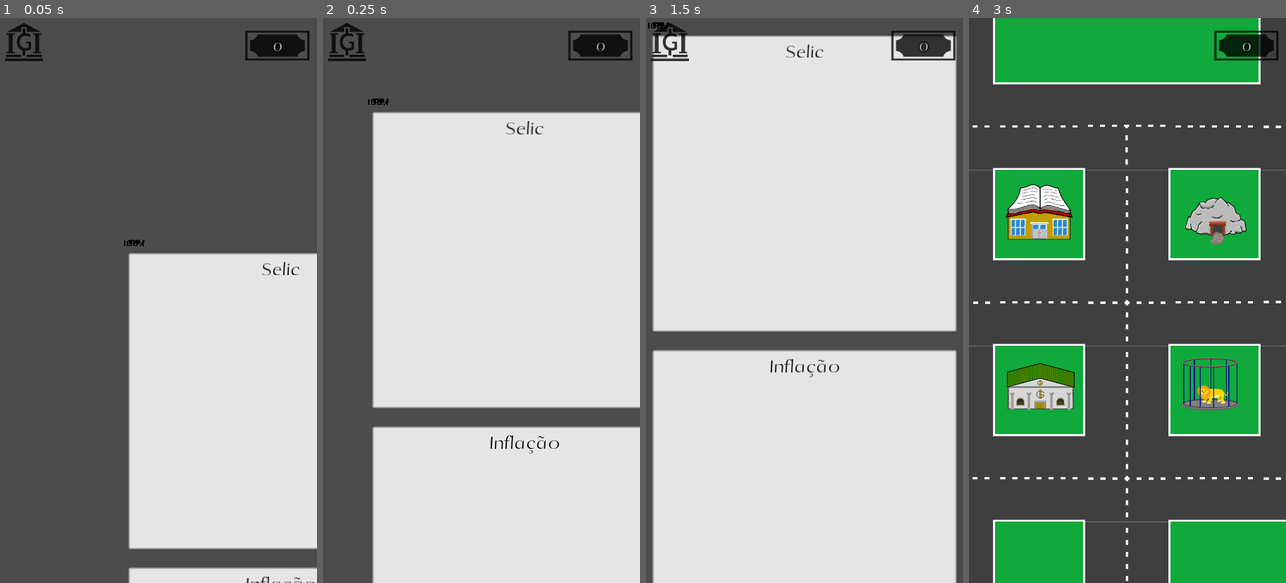
Above: before the commit, frames 1-4 (left to right).
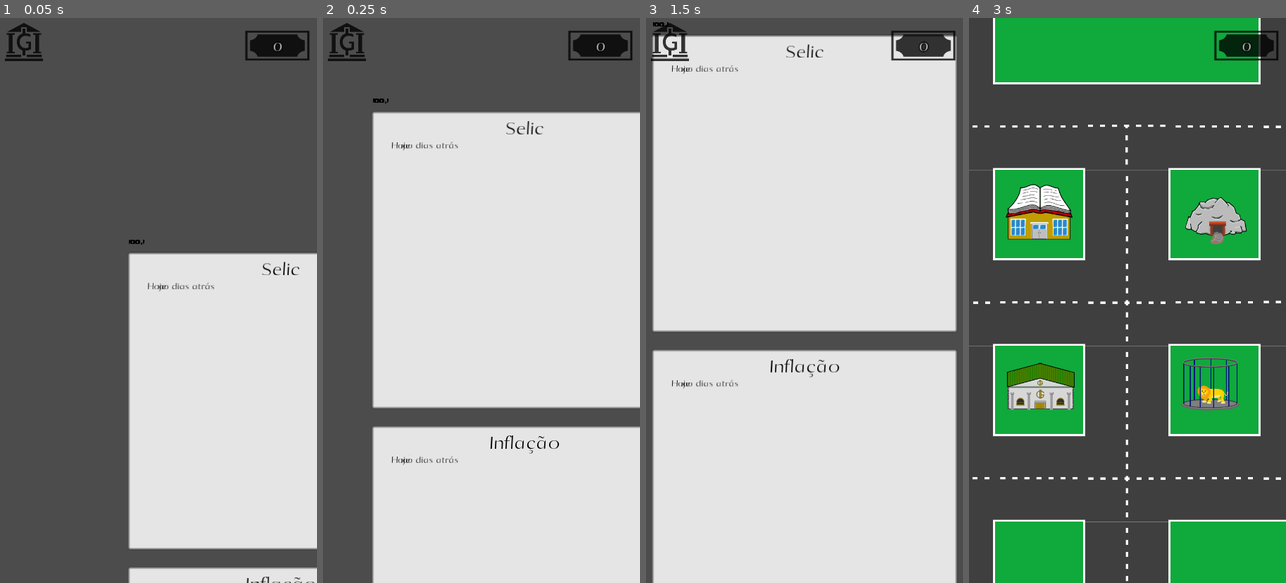
Above: after the commit, the same moments.

Repository: AndreMoukarzel/Grana-Preta
Game: Godot game, scene res://home/Home.tscn
Two runs of this game, one before a commit and one after it. Both use one fixed random seed, a clock stepped at 60 frames per second and the inputs below. This scene is started directly instead of the project's main scene. The engine's default icon, where the game draws it, is replaced by a stand-in: a white triangle on a blue panel in a dark square.
Inputs (mouse positions are in pixels of both pictures, inside the frame that each line leads up to):
- Up to frame 1 (0.05 s): no input
- Up to frame 2 (0.25 s): no input
- Up to frame 3 (1.5 s): move the mouse to (874, 272) at 0.52 s; click (874, 272) at 0.67 s; drag from (741, 328) to (788, 413) at 1.27 s
- Up to frame 4 (3 s): tap Enter at 2 s; move the mouse to (1159, 176) at 2.02 s; click (1159, 176) at 2.17 s; click (994, 40) at 2.75 s

The runs differ from the first frame. In frame 1, 0.1% of the frame differs, in the area x 39-68%, y 39-49%; in frame 2, 0.2%, in the area x 14-43%, y 14-80%; in frame 3, 0.2%; in frame 4, nothing differs.
Error in both runs: Division By Zero in operator '/'. (res://home/IndexDisplay.gd:28)

Commit message:
Add horizontal scale to IndexDisplay
Closes #68

Diff:
--- a/home/IndexDisplay.gd
+++ b/home/IndexDisplay.gd
@@ -160,13 +160,29 @@
 	return value_lines_points
 
 
+func set_day_labels():
+	var first_pos = current_graph.get_bottom_line_points()[0]
+	var last_pos  = current_graph.get_bottom_line_points()[1]
+	var pos_diff  = (last_pos.x - first_pos.x)/100
+	var lines = []
+
+	$BotLeft.rect_position = first_pos - Vector2($BotRight.rect_size.x/2, 3)
+	$BotRight.rect_position= last_pos - Vector2($BotRight.rect_size.x, 3)
+
+	for i in range(100):
+		var h_pos = first_pos.x + i * pos_diff
+		lines.append([Vector2(h_pos, first_pos.y - 5), Vector2(h_pos, first_pos.y + 3)])
+
+	return lines
+
+
 func set_current_graph(graph_type, values, pos, args = {}):
 	var central_val = (null if not args.has('central_val') else args['central_val'])
 	var val_range   = (null if not args.has('val_range') else args['val_range'])
 	var size        = (Vector2(500, 500) if not args.has('size') else args['size'])
 	var color       = (Color(0, 0, 1, .8) if not args.has('color') else args['color'])
 	var line_width  = (1.0 if not args.has('line_width') else args['line_width'])
-	var graph_size = Vector2(size.x - 80, size.y - 30)
+	var graph_size = Vector2(size.x - 80, size.y - 40)
 
 	if graph_type == "LineGraph":
 		current_graph = LineGraph.new(values, Vector2(pos.x + 70, pos.y + 15), central_val, val_range, graph_size, color, line_width)
@@ -176,4 +192,5 @@
 	$InternalBackground.rect_position = Vector2(pos.x + 69, pos.y + 14)
 	$InternalBackground.rect_size = current_graph.size + Vector2(1, 1)
 
-	lines = set_value_labels()
+	lines  = set_value_labels()
+	lines += set_day_labels()
--- a/home/IndexDisplay.tscn
+++ b/home/IndexDisplay.tscn
@@ -26,7 +26,7 @@
 corner_radius_bottom_left = 2
 
 [sub_resource type="DynamicFont" id=3]
-size = 25
+size = 20
 use_mipmaps = true
 use_filter = true
 font_data = ExtResource( 2 )
@@ -78,6 +78,22 @@
 text = "100.1"
 align = 2
 
+[node name="BotLeft" type="Label" parent="."]
+margin_right = 40.0
+margin_bottom = 14.0
+custom_fonts/font = SubResource( 3 )
+custom_colors/font_color = Color( 0, 0, 0, 1 )
+text = "100 dias atrás"
+align = 2
+
+[node name="BotRight" type="Label" parent="."]
+margin_right = 36.0
+margin_bottom = 22.0
+custom_fonts/font = SubResource( 3 )
+custom_colors/font_color = Color( 0, 0, 0, 1 )
+text = "Hoje"
+align = 2
+
 [node name="Values" type="Control" parent="."]
 editor/display_folded = true
 margin_right = 40.0
